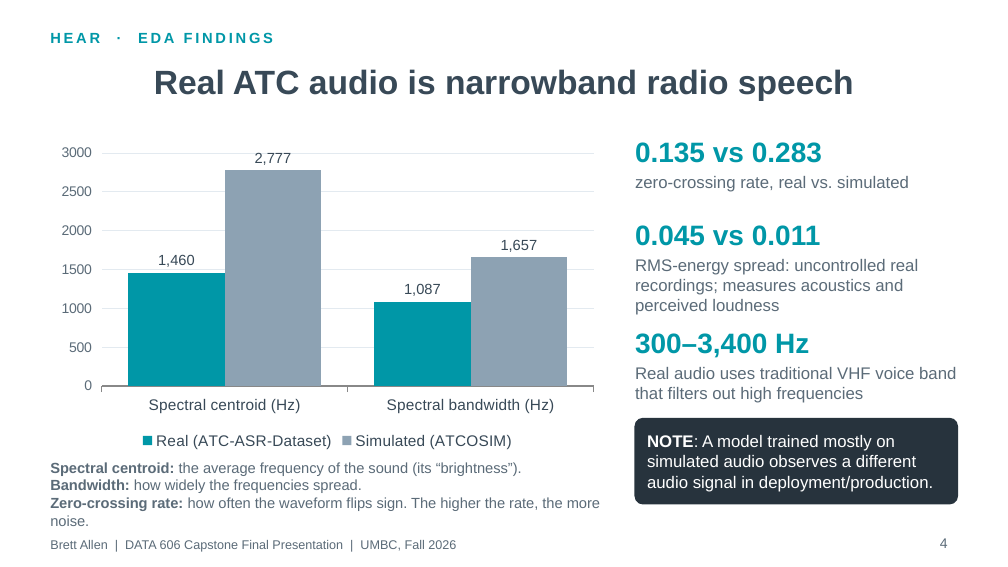
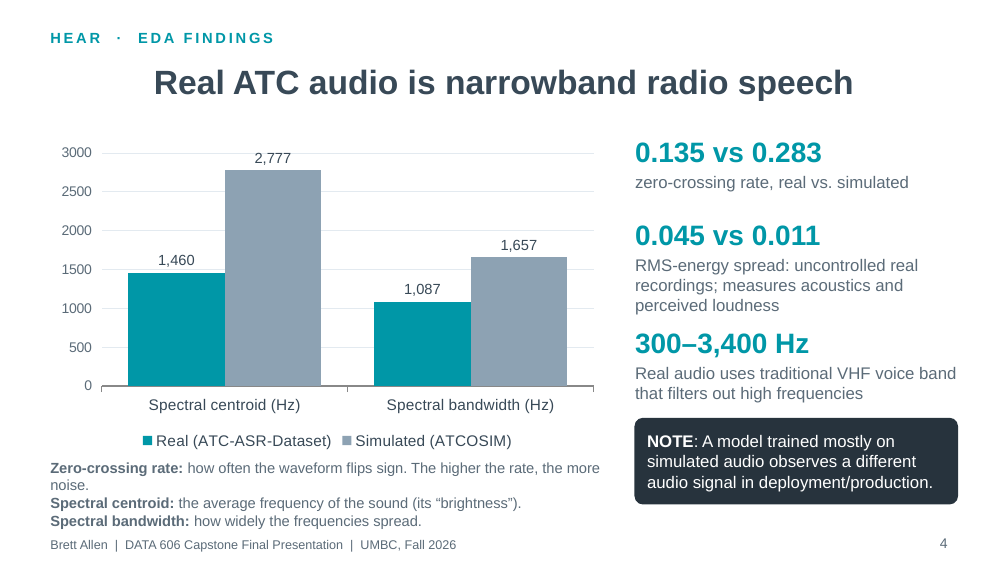
Before and after one commit to BrettFX/UMBC-DATA606-Capstone, a slide deck: slide 4 of docs/Allen_DATA_606_Capstone_Final.pptx. Drawn at 1008x567 pixels with LibreOffice and Linux fonts; fonts in the diff are those of the drawing. Boxes give left, top, right and bottom in pixels: in the first picture for what was removed or moved away, otherwise in the second. Text is boxed around its words. In the diff, an @@ line names an element or a change of style, - is before the commit and + after.

```diff
--- a/docs/Allen_DATA_606_Capstone_Final.pptx
+++ b/docs/Allen_DATA_606_Capstone_Final.pptx
@@ text at box(50, 462, 600, 490): paragraph added @@
+Zero-crossing rate: how often the waveform flips sign. The higher the rate, the more noise.
@@ text at box(50, 515, 422, 529): text changed @@
-Bandwidth: how widely the frequencies spread.
-Zero-crossing rate: how often the waveform flips sign. The higher the rate, the more noise.
+Spectral bandwidth: how widely the frequencies spread.
```
Also in this commit, not shown: 2 other slides changed, 2 other files.
